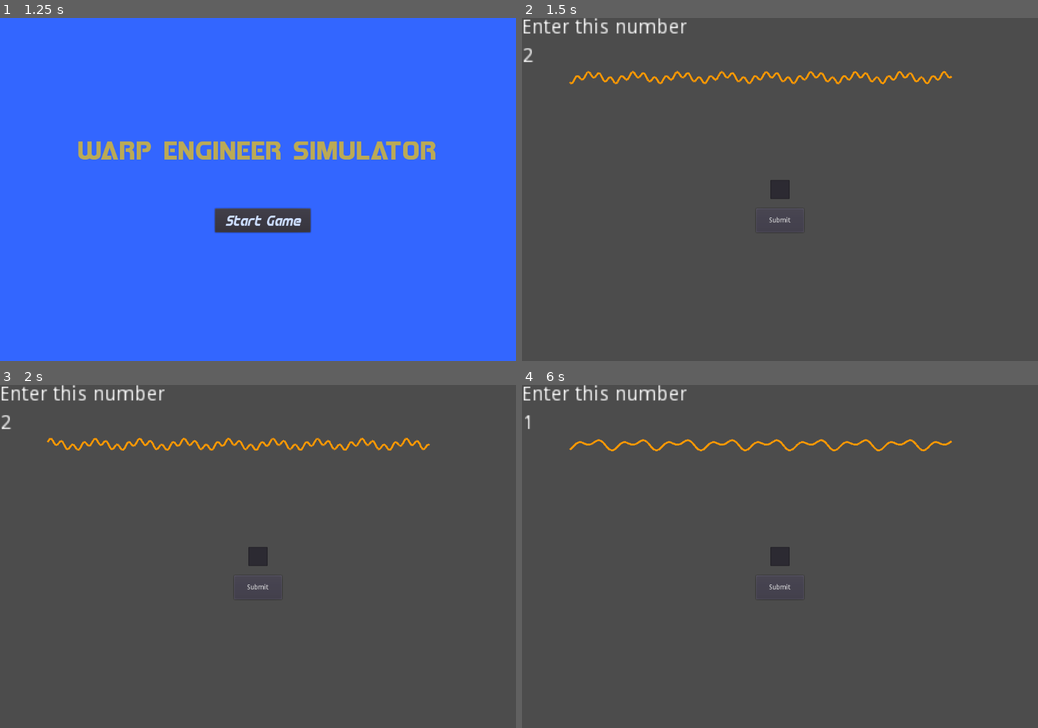
Above: before the commit, frames 1-4 (two rows, left to right).
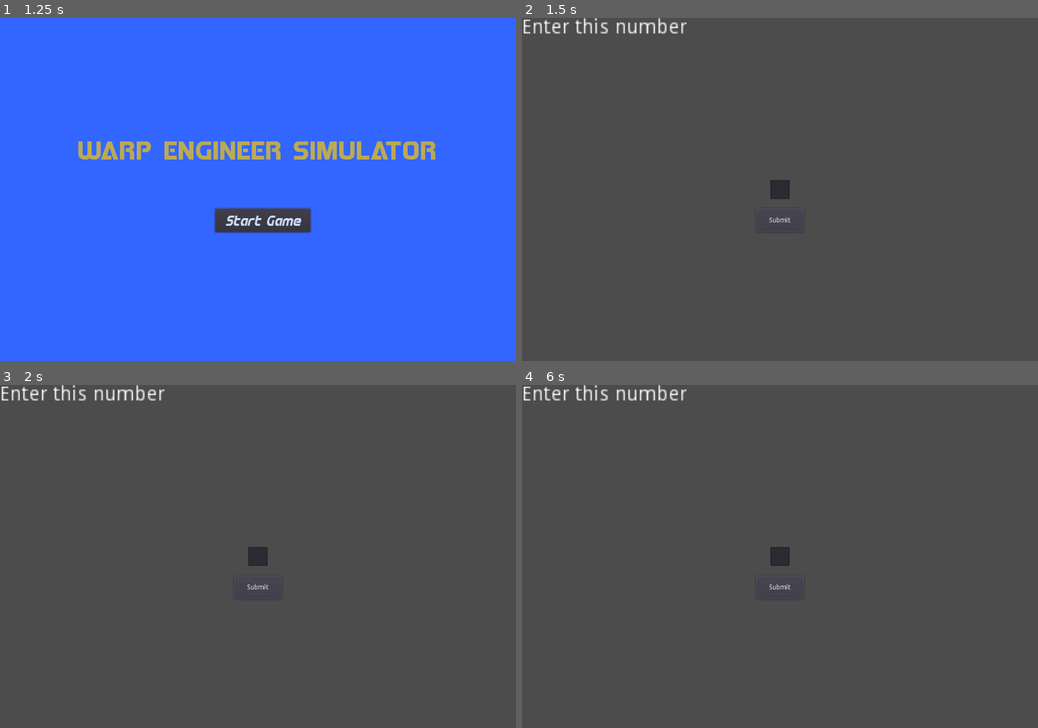
Above: after the commit, the same moments.

Repository: squiggle-at-squiggle/LDJam49
Game: Godot game, scene res://Scenes/Main.tscn
Same seed, same stepped clock (60 frames per second), same inputs: the game is played once before the commit and once after it.
Inputs (mouse positions are in pixels of both pictures, inside the frame that each line leads up to):
- Up to frame 1 (1.25 s): click (258, 189) at 0.52 s; type "Alex" at 0.6 s
- Up to frame 2 (1.5 s): click "Start Game" at 1.25 s
- Up to frame 3 (2 s): no input
- Up to frame 4 (6 s): click "Submit" at 2 s; click "Submit" at 2.75 s; click "Submit" at 3.5 s; tap Enter at 4.25 s; tap Space at 5 s; click "Start Game" at 5.75 s

Frame 1 is identical in both runs. In frame 2, 0.8% of the frame differs, in the area x 0-84%, y 8-20%; in frame 3, 0.8%; in frame 4, 0.6%.
Error after the commit: Parse Error: The identifier "time_start" isn't declared in the current scope. (res://Code/EngineGraph.gd:11)

Commit message:
Update Code/EngineGraph.gd

Diff:
--- a/Code/EngineGraph.gd
+++ b/Code/EngineGraph.gd
@@ -4,8 +4,6 @@
 onready var b = 4
 onready var c = 1
 onready var d = 1
-var time_start = 0
-var time_now = 0
 var t = 0
 
 
